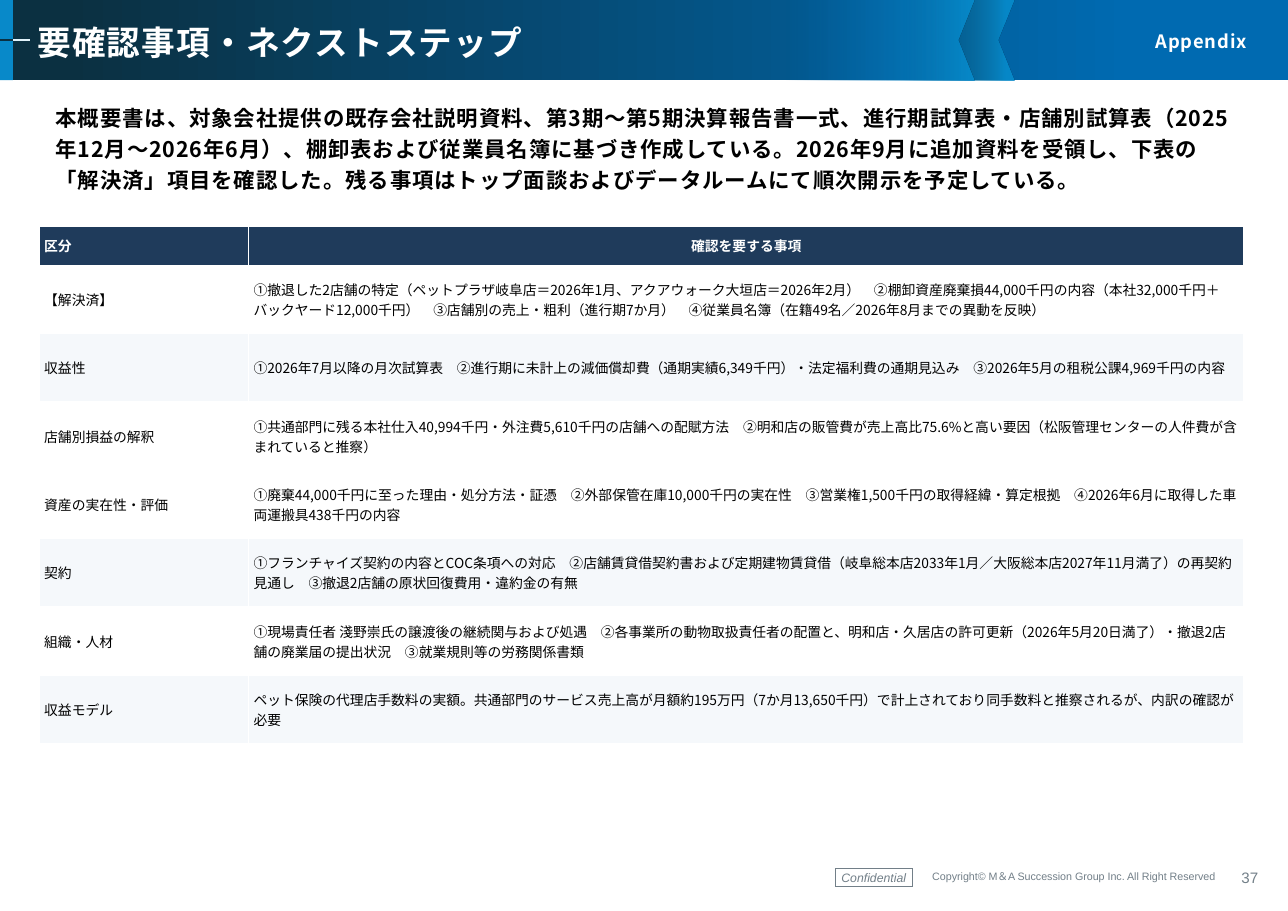
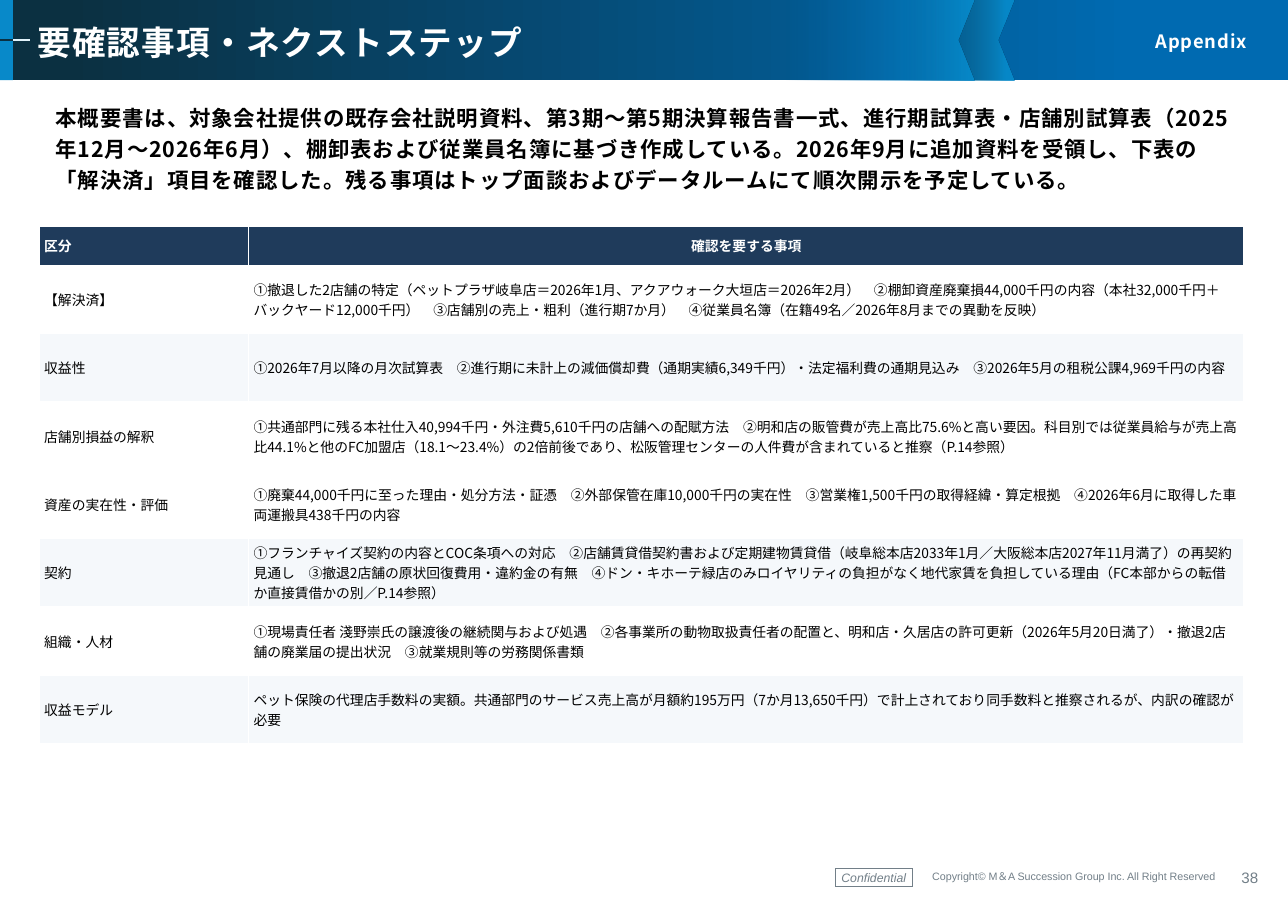
Before and after one commit to keisuketagaito/github-1st, a slide deck: slide 39 of LUXAS株式会社/企業概要書_LUXAS株式会社_20260923.pptx (slide 38 before the commit). Drawn at 1288x911 pixels with LibreOffice and Linux fonts; fonts in the diff are those of the drawing; background and template pictures are left out. Boxes give left, top, right and bottom in pixels: in the first picture for what was removed or moved away, otherwise in the second. Text is boxed around its words. In the diff, an @@ line names an element or a change of style, - is before the commit and + after.

```diff
--- a/LUXAS株式会社/企業概要書_LUXAS株式会社_20260923.pptx
+++ b/LUXAS株式会社/企業概要書_LUXAS株式会社_20260923.pptx
@@ table at [39,226,1244,744] @@
-row 4, column 2: ①共通部門に残る本社仕入40,994千円・外注費5,610千円の店舗への配賦方法 ②明和店の販管費が売上高比75.6%と高い要因（松阪管理センターの人件費が含まれていると推察）
+row 4, column 2: ①共通部門に残る本社仕入40,994千円・外注費5,610千円の店舗への配賦方法 ②明和店の販管費が売上高比75.6%と高い要因。科目別では従業員給与が売上高比44.1%と他のFC加盟店（18.1〜23.4%）の2倍前後であり、松阪管理センターの人件費が含まれていると推察（P.14参照）
-row 6, column 2: ①フランチャイズ契約の内容とCOC条項への対応 ②店舗賃貸借契約書および定期建物賃貸借（岐阜総本店2033年1月／大阪総本店2027年11月満了）の再契約見通し ③撤退2店舗の原状回復費用・違約金の有無
+row 6, column 2: ①フランチャイズ契約の内容とCOC条項への対応 ②店舗賃貸借契約書および定期建物賃貸借（岐阜総本店2033年1月／大阪総本店2027年11月満了）の再契約見通し ③撤退2店舗の原状回復費用・違約金の有無 ④ドン・キホーテ緑店のみロイヤリティの負担がなく地代家賃を負担している理由（FC本部からの転借か直接賃借かの別／P.14参照）
@@ page number at [1241,872,1258,883]: text changed @@
-37
+38
```
Also in this commit, not shown: 6 other slides changed, 1 slide added, 10 other files.
